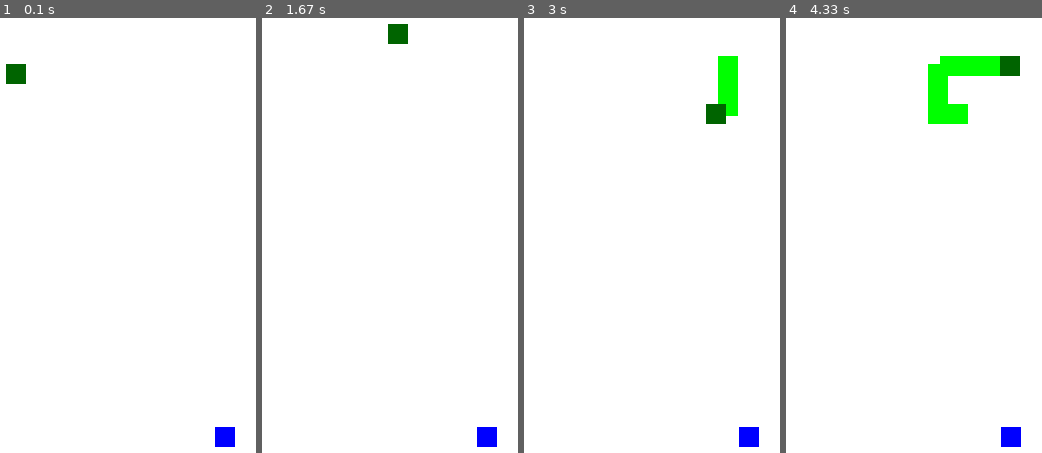
Above: before the commit, frames 1-4 (left to right).
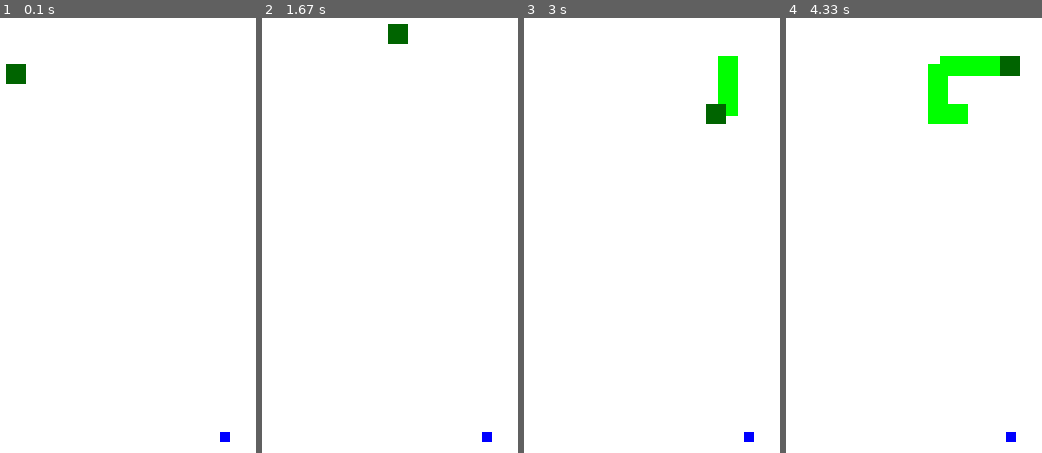
Above: after the commit, the same moments.

Repository: Basic1299/pygame_snake
Game: pygame game, started from main.py
The game is run twice, just before and just after one commit, with the same random seed, the same clock (stepped at 60 frames per second) and the same inputs.
Inputs:
- Up to frame 1 (0.1 s): no input
- Up to frame 2 (1.67 s): hold Right 0.33-0.8 s; hold Up 0.83-1.13 s; hold Right 1.17-1.63 s
- Up to frame 3 (3 s): hold Space 2.23-2.53 s; hold Down 2.23-2.53 s; hold Down 2.57-2.87 s; tap Space at 2.63, 2.97 s; hold Left from 2.9 s (still down)
- Up to frame 4 (4.33 s): tap Space at 3.27, 3.4, 3.8, 4.1 s; release Left at 3.3 s; hold Up 3.33-3.7 s; hold Right from 3.73 s (still down)

The runs differ from the first frame. In frame 1, 0.3% of the frame differs, in the area x 83-92%, y 94-99%; in frame 2, 0.3%; in frame 3, 0.3%; in frame 4, 0.3%.

Commit message:
add collision between the head and the tail

Diff:
--- a/Food.py
+++ b/Food.py
@@ -1,12 +1,13 @@
 import pygame
 import random
+
 
 class Food(pygame.sprite.Sprite):
     def __init__(self):
         super().__init__()
         self.coors = self.set_init_coors()
         self.color = (0, 0, 255)
-        self.size = (20, 20)
+        self.size = (10, 10)
 
         self.image = pygame.Surface(self.size)
         self.image.fill(self.color)
@@ -19,4 +20,4 @@
         x = random.randint(1, 779)
         y = random.randint(1, 579)
 
-        return (x, y)
+        return x, y
--- a/main.py
+++ b/main.py
@@ -5,6 +5,7 @@
 
 
 pygame.init()
+
 
 def spawn_tail(head, num, preview_parts):
     """Returns new tail part"""
@@ -17,10 +18,18 @@
 
     return new_tail
 
+
 def spawn_food():
     new_food = Food()
 
     return new_food
+
+
+def respawn_food():
+    if pygame.sprite.groupcollide(food_group, snake_tail_group, False, False):
+        for food_ in food_group:
+            food_.kill()
+        food_group.add(spawn_food())
 
 
 SCREEN_WIDTH = 800
@@ -31,21 +40,23 @@
 
 clock = pygame.time.Clock()
 
-# Objects Inits
-food = Food()
-snake_head = SnakeHead(100, 100)
-
 # Game Variables
 snake_tail_id = 0
 current_time = 0
 pressed_time = 0
 game_speed = 250
 
+# Objects Inits
+snake_head = SnakeHead(100, 100)
+
 # Sprite Groups
 snake_head_group = pygame.sprite.Group()
 snake_head_group.add(snake_head)
 
+first_tail_group = pygame.sprite.Group()
 snake_tail_group = pygame.sprite.Group()
+
+food = Food()
 
 food_group = pygame.sprite.Group()
 food_group.add(food)
@@ -55,7 +66,6 @@
 run = True
 while run:
     clock.tick(60)
-##    pygame.time.delay(game_speed)
 
     for event in pygame.event.get():
         if event.type == pygame.QUIT:
@@ -72,7 +82,6 @@
 
                     if snake_head.tail_length > 0:
                         snake_head.create_new_dir_spot()
-
 
                 elif event.key == pygame.K_RIGHT and snake_head.dir != "LEFT" and snake_head.dir != "RIGHT":
                     snake_head.dir = "RIGHT"
@@ -100,6 +109,7 @@
                 snake_tail_id += 1
                 if snake_tail_id == 1:
                     new_tail = spawn_tail(snake_head, snake_tail_id, snake_head_group)
+                    first_tail_group.add(new_tail)
                 else:
                     new_tail = spawn_tail(snake_head, snake_tail_id, snake_tail_group)
 
@@ -110,24 +120,32 @@
             if event.key == pygame.K_k:
                 pass
 
-
     current_time = pygame.time.get_ticks()
 
     screen.fill((255, 255, 255))
 
-    # Grow tail when eated spot reaches end of the snake
+    # Respawn food spot if it spawns on the tail
+    respawn_food()
+
+    # Collision between head and tail
+    if pygame.sprite.spritecollideany(snake_head, snake_tail_group):
+        if not pygame.sprite.spritecollideany(snake_head, first_tail_group):
+            print("collision")
+
+    # Grow tail when eat spot reaches end of the snake
     if snake_head.spawn_tail:
         snake_head.spawn_tail = False
         snake_tail_id += 1
         if snake_tail_id == 1:
             new_tail = spawn_tail(snake_head, snake_tail_id, snake_head_group)
+            first_tail_group.add(new_tail)
         else:
             new_tail = spawn_tail(snake_head, snake_tail_id, snake_tail_group)
 
         snake_tail_group.add(new_tail)
         snake_head.update_tail(len(snake_tail_group))
 
-    # Activate growing proccess after eating food
+    # Activate growing process after eating food
     if pygame.sprite.spritecollideany(snake_head, food_group):
         for food in food_group:
             food.kill()
